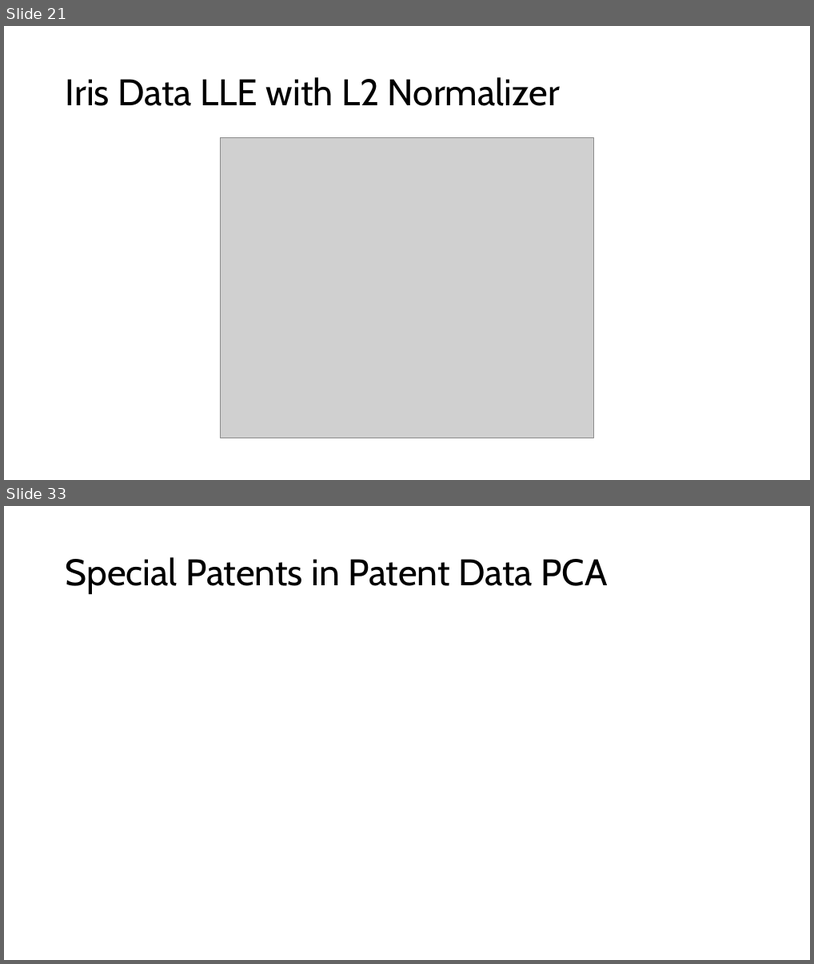
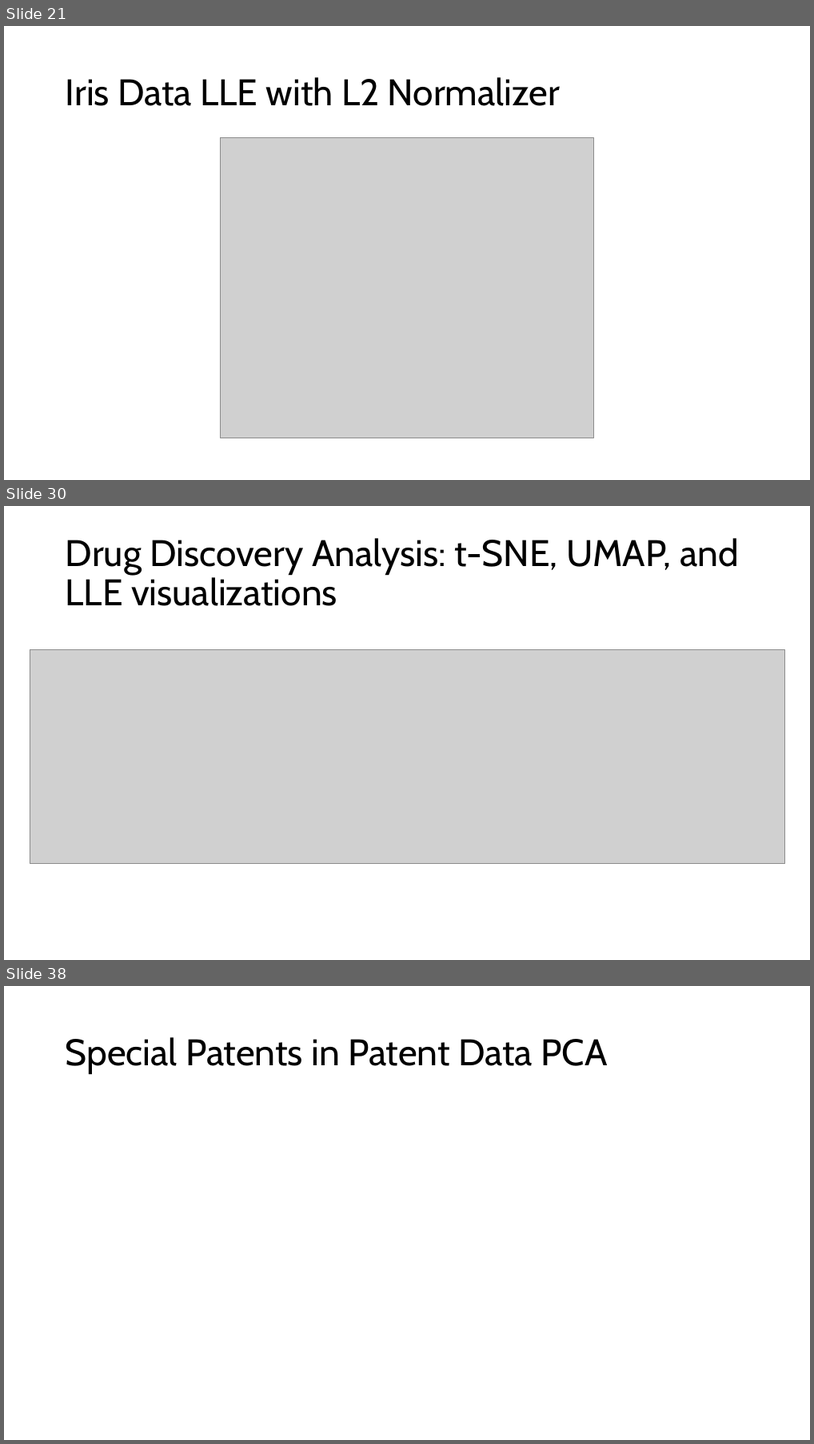
Before and after one commit to Brennan-Chan/Big-Data-Project-1, a slide deck: Deliverables/Big Data Project 1.pptx. Shown one above the other, each under a label of ours: slides 21 and 33 before the commit, slides 21, 30 and 38 after it; the slides between them are not shown. The pictures are 814x964 and 814x1444 pixels, drawn with LibreOffice and Linux fonts; fonts in the diff are those of the drawing; grey boxes stand for pictures. Boxes give left, top, right and bottom in pixels: in the first picture for what was removed or moved away, otherwise in the second. Text is boxed around its words. In the diff, an @@ line names an element or a change of style, - is before the commit and + after.

```diff
--- a/Deliverables/Big Data Project 1.pptx
+++ b/Deliverables/Big Data Project 1.pptx
@@ slide 30 added at <box>4,506,810,960</box>, background #FFFFFF @@
@@ title added at <box>66,538,739,606</box>, 44 pt, text #000000 @@
+Drug Discovery Analysis: t-SNE, UMAP, and LLE visualizations
@@ picture added at <box>30,650,785,863</box> @@
@@ what was slide 33 is now slide 38 @@
```
Also in this commit, not shown: 2 slides changed, 14 other slides added, 10 slides removed, 3 other files.
